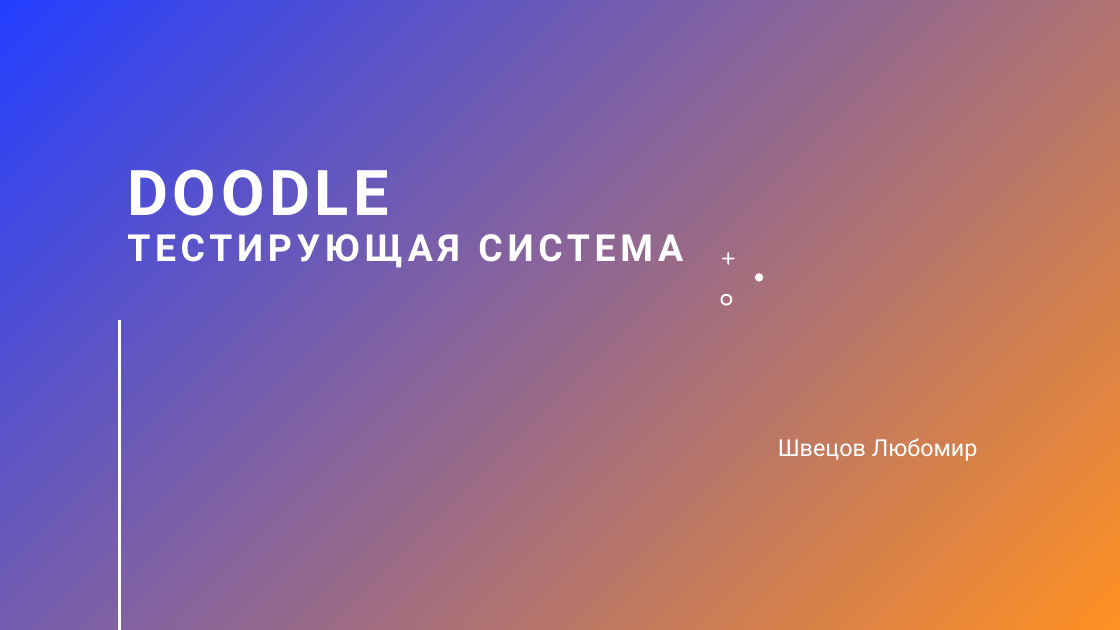
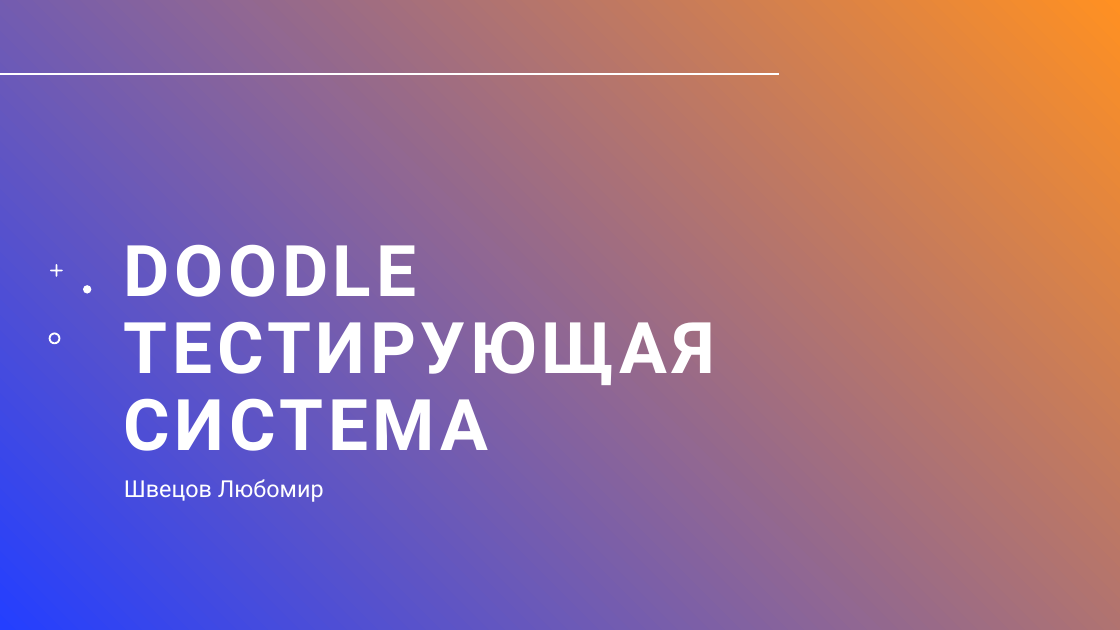
Before and after one commit to zarex1111/WEB_Project, a slide deck: slide 1 of DOODLE.pptx. Drawn at 1120x630 pixels with LibreOffice and Linux fonts; fonts in the diff are those of the drawing; background and template pictures are left out; a plain dark background stands for a picture behind light text. Boxes give left, top, right and bottom in pixels: in the first picture for what was removed or moved away, otherwise in the second. Text is boxed around its words. In the diff, an @@ line names an element or a change of style, - is before the commit and + after.

```diff
--- a/DOODLE.pptx
+++ b/DOODLE.pptx
@@ background gradient #243FFF to #FF9022 to picture (left out) @@
@@ rectangle added at <box>0,0,1120,630</box>, fill #FFFFFF @@
@@ rectangle added at <box>0,0,1120,630</box>, fill gradient #243FFF to #FF9022 @@
@@ line added from (1, 74) to (777, 74), #FFFFFF 2 pt @@
@@ title "DOODLE ТЕСТИРУЮЩАЯ СИСТЕМА": place and size @@
-title "DOODLE ТЕСТИРУЮЩАЯ СИСТЕМА" at <box>127,169,683,268</box>
+title "DOODLE ТЕСТИРУЮЩАЯ СИСТЕМА" at <box>124,244,715,451</box>
@@ title "DOODLE ТЕСТИРУЮЩАЯ СИСТЕМА" at <box>124,244,715,451</box>: size 54 to 61 pt in "DOODLE"; size 32 to 61 pt in "ТЕСТИРУЮЩАЯ СИСТЕМА" @@
@@ freeform shape added at <box>50,264,63,276</box>, fill #FFFFFF @@
@@ freeform shape removed at <box>722,252,734,265</box> @@
@@ freeform shape added at <box>83,286,92,294</box>, fill #FFFFFF @@
@@ freeform shape removed at <box>721,294,733,306</box> @@
@@ freeform shape removed at <box>755,273,764,281</box> @@
@@ freeform shape added at <box>49,333,60,344</box>, fill #FFFFFF @@
@@ subtitle "Швецов Любомир": place and size @@
-subtitle "Швецов Любомир" at <box>778,438,978,461</box>
+subtitle "Швецов Любомир" at <box>124,479,324,502</box>
@@ subtitle "Швецов Любомир" at <box>124,479,324,502</box>: alignment right to left; vertical alignment top to middle @@
```
Also in this commit, not shown: 1 other slide changed, 8 slides added, 2 other files.
